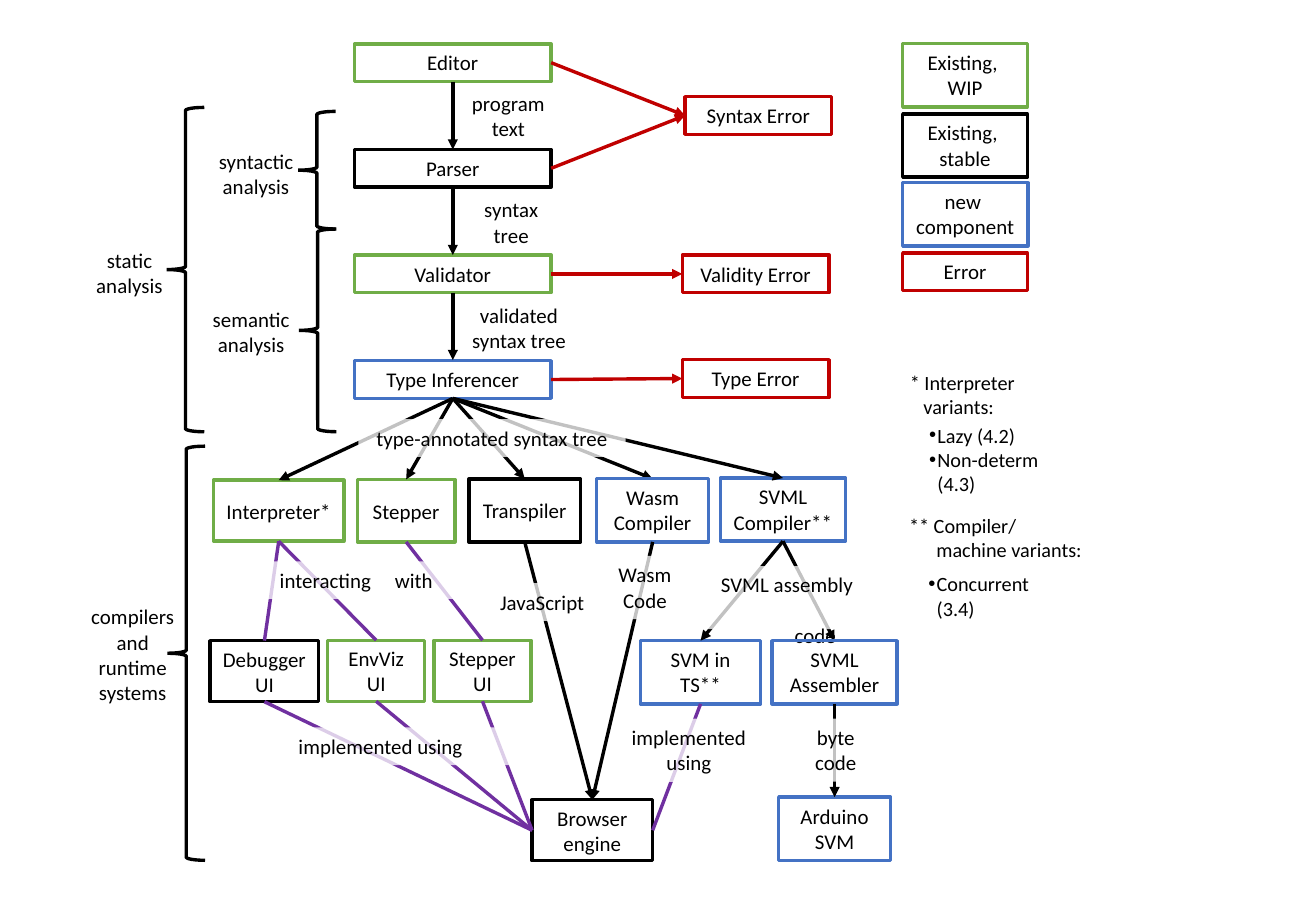
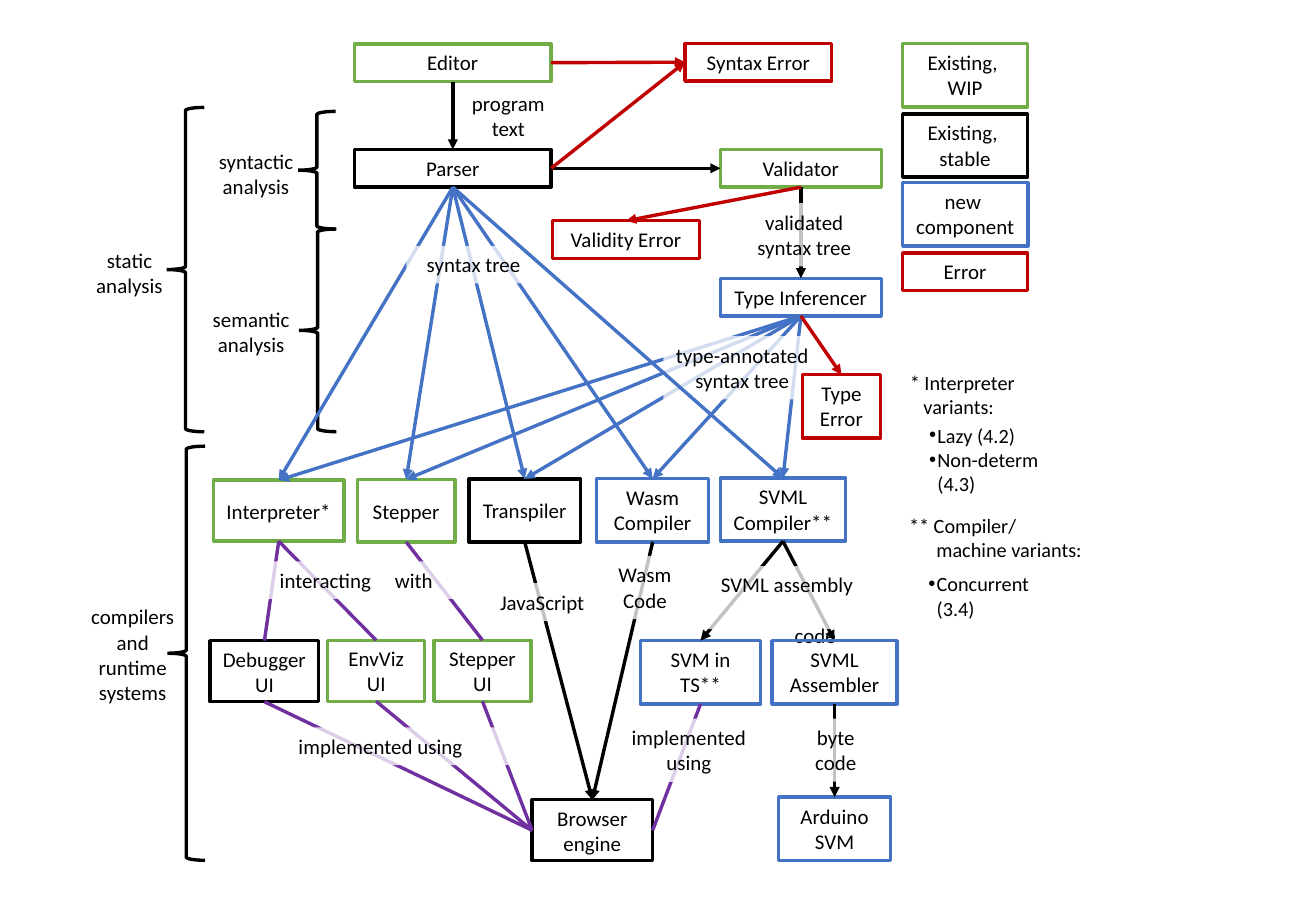
Before and after one commit to source-academy/js-slang, a slide deck: slide 1 of docs/language_processing.pptx. Drawn at 1316x911 pixels with LibreOffice and Linux fonts; fonts in the diff are those of the drawing. Boxes give left, top, right and bottom in pixels: in the first picture for what was removed or moved away, otherwise in the second. Text is boxed around its words. In the diff, an @@ line names an element or a change of style, - is before the commit and + after.

```diff
--- a/docs/language_processing.pptx
+++ b/docs/language_processing.pptx
@@ rectangle "Syntax Error": place and size @@
-rectangle "Syntax Error" at (685,97,832,135)
+rectangle "Syntax Error" at (685,44,832,81)
@@ arrow moved from (552, 169) - (685, 115) to (552, 169) - (685, 62) @@
@@ arrow moved from (552, 63) - (685, 115) to (552, 63) - (685, 62) @@
@@ rectangle "Validator": place and size @@
-rectangle "Validator" at (355,255,552,293)
+rectangle "Validator" at (721,149,881,187)
@@ arrow moved from (453, 187) - (453, 255) to (552, 169) - (721, 169) @@
@@ arrow moved from (453, 399) - (278, 480) to (453, 187) - (278, 480) @@
@@ arrow (453, 187) - (278, 480): stroke #000000 2 pt to #4472C4 2 pt @@
@@ arrow moved from (453, 399) - (406, 480) to (453, 187) - (406, 480) @@
@@ arrow (453, 187) - (406, 480): stroke #000000 2 pt to #4472C4 2 pt @@
@@ arrow moved from (453, 399) - (653, 479) to (453, 187) - (653, 479) @@
@@ arrow (453, 187) - (653, 479): stroke #000000 2 pt to #4472C4 2 pt @@
@@ arrow moved from (453, 399) - (525, 479) to (453, 187) - (525, 479) @@
@@ arrow (453, 187) - (525, 479): stroke #000000 2 pt to #4472C4 2 pt @@
@@ arrow added from (453, 187) to (784, 479), #4472C4 2 pt @@
@@ arrow moved from (552, 275) - (683, 275) to (801, 187) - (626, 221) @@
@@ text "validated syntax tree" rewrapped from (472,308,566,352) to (757,212,851,260) @@
@@ arrow moved from (453, 293) - (453, 360) to (801, 187) - (801, 278) @@
@@ rectangle "Validity Error": place and size @@
-rectangle "Validity Error" at (683,255,830,293)
+rectangle "Validity Error" at (553,221,700,259)
@@ text "syntax tree" rewrapped from (484,203,538,243) to (427,255,520,278) @@
@@ rectangle "Type Inferencer": place and size @@
-rectangle "Type Inferencer" at (355,361,552,399)
+rectangle "Type Inferencer" at (721,278,881,316)
@@ arrow added from (801, 316) to (278, 480), #4472C4 2 pt @@
@@ arrow moved from (453, 399) - (784, 479) to (801, 316) - (406, 480) @@
@@ arrow (801, 316) - (406, 480): stroke #000000 2 pt to #4472C4 2 pt @@
@@ arrow added from (801, 316) to (525, 479), #4472C4 2 pt @@
@@ arrow added from (801, 316) to (653, 479), #4472C4 2 pt @@
@@ arrow added from (801, 316) to (784, 479), #4472C4 2 pt @@
@@ arrow moved from (552, 379) - (683, 379) to (801, 316) - (842, 375) @@
@@ rectangle "type-annotated syntax tree": place and size @@
-rectangle "type-annotated syntax tree" at (376,428,607,451)
+rectangle "type-annotated syntax tree" at (663,337,821,400)
@@ rectangle "Type Error": place and size @@
-rectangle "Type Error" at (683,360,830,397)
+rectangle "Type Error" at (802,375,881,439)
```
Also in this commit, not shown: 3 other files.
